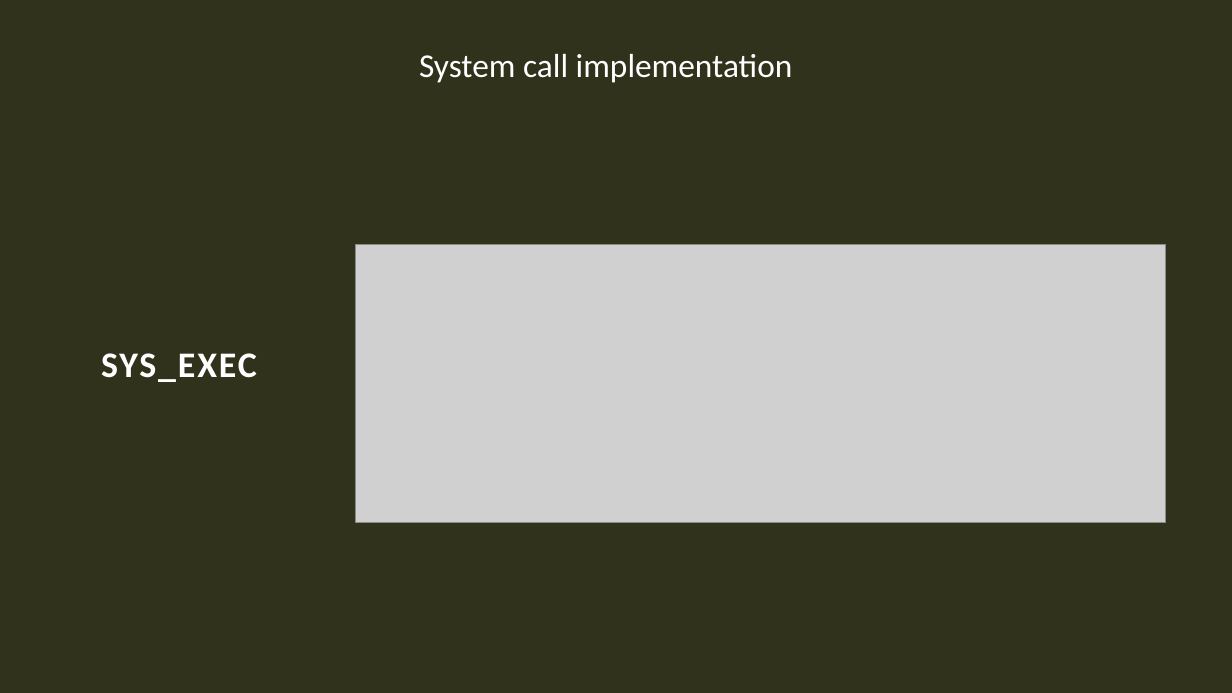
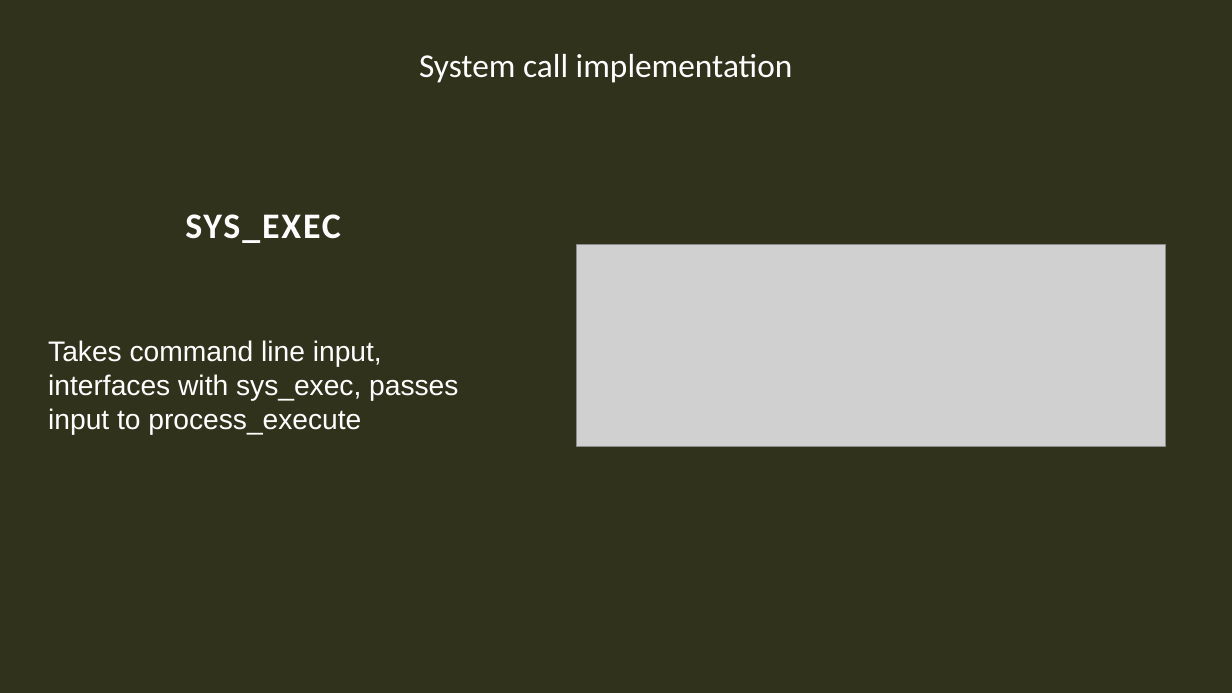
Before and after one commit to Bitna0403/pintos, a slide deck: slide 5 of pintos_ppt.pptx. Drawn at 1232x693 pixels with LibreOffice and Linux fonts; fonts in the diff are those of the drawing; grey boxes stand for pictures. Boxes give left, top, right and bottom in pixels: in the first picture for what was removed or moved away, otherwise in the second. Text is boxed around its words. In the diff, an @@ line names an element or a change of style, - is before the commit and + after.

```diff
--- a/pintos_ppt.pptx
+++ b/pintos_ppt.pptx
@@ title "SYS_EXEC": place and size @@
-title "SYS_EXEC" at (101,353,257,382)
+title "SYS_EXEC" at (185,214,341,243)
@@ picture: place and size @@
-picture at (356,245,1166,523)
+picture at (577,245,1165,446)
@@ text added at (48,340,458,435), 22 pt, text #FFFFFF @@
+Takes command line input, interfaces with sys_exec, passes input to process_execute
```
Also in this commit, not shown: 2 other slides changed, 2 slides added, 1 slide removed.
